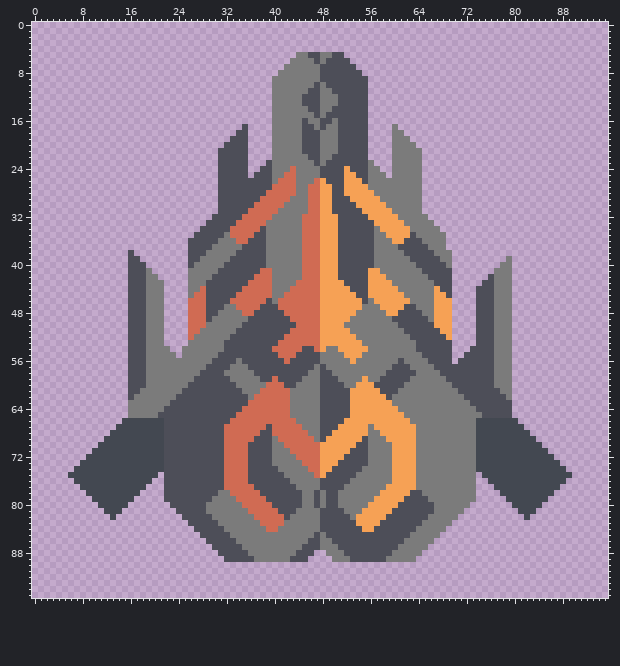
One commit to this sprite sheet: sprites/blocks/turrets/flare-turret.png. That is the earlier state.
The file is 96x96 pixels.
The same view after the edit:
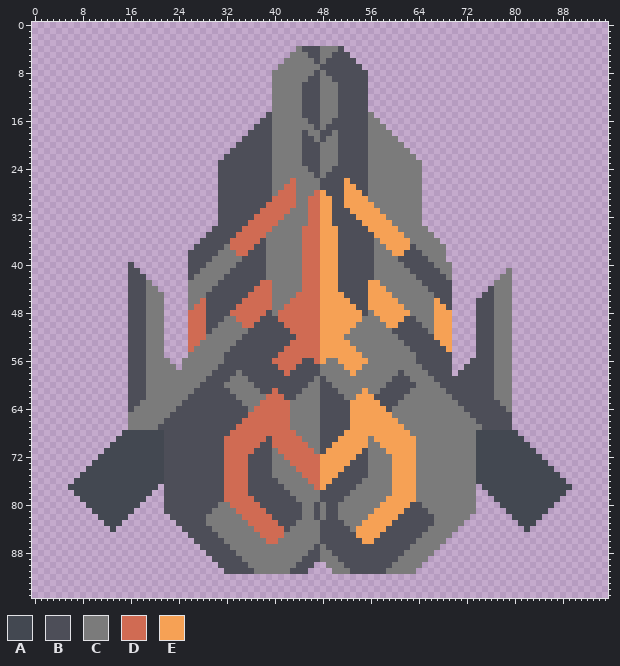
Palette (. is transparent): A #434851  B #4d4e58  C #7b7b7b  D #d06b53  E #f6a155
Diff:
Changed rows in their new state; - is an unchanged pixel.
first column x 6:
 4 --------------------------------------CBBBCCCB--------------------------------------
 5 -------------------------------------C--------B-------------------------------------
 6 ------------------------------------C----------B------------------------------------
 7 -----------------------------------C------------B-----------------------------------
 8 ----------------------------------C------BC------B----------------------------------
 9 ----------------------------------------BBCC----------------------------------------
10 ---------------------------------------BB--CC---------------------------------------
11 ---------------------------------------B----C---------------------------------------
14 ---------------------------------------B----C---------------------------------------
15 ---------------------------------B-----BB--CC-----C---------------------------------
16 --------------------------------BB-----CBBCCB-----CC--------------------------------
17 -----------------------------.-BBB-----CCBCBB-----CCC-.-----------------------------
18 ----------------------------..BBBB------CCBB------CCCC..----------------------------
19 ---------------------------..-BBBB-------CB-------CCCC-..---------------------------
20 --------------------------..--BBBB----------------CCCC--..--------------------------
21 -------------------------..---BBBB----------------CCCC---..-------------------------
22 -------------------------.----BBBB-----B----C-----CCCC----.-------------------------
23 ------------------------------BBB------BB--CC------CCC------------------------------
24 ------------------------------BB-----C--BBCC--B-----CC------------------------------
25 ------------------------------B-----CC---BC---BB-----C------------------------------
26 -----------------------------------CC----CB----BB-----------------------------------
27 ----------------------------------CC----CCBB----BB----------------------------------
28 ---------------------------------BC-----C--B-----BC---------------------------------
29 --------------------------------BB---D--------E---CC--------------------------------
30 -------------------------------BB---DD--------EE---CC-------------------------------
31 ------------------------------BB---DD----------EE---CC------------------------------
32 ------------------------.----BB---DD---C----B---EE---CC----.------------------------
33 -----------------------..---BB---DD----C----B----EE---CC---..-----------------------
34 ----------------------..---BB---DD----------------EE---CC---..----------------------
35 ---------------------..---BB---DD------------------EE---CC---..---------------------
36 --------------------..---BBD--DD--------------------EE--ECC---.---------------------
37 --------------------.---BB-DDDD----------------------EEEE-CC------------------------
38 ----------.------------BB---DD------------------------EE---CC--.--------------------
39 ----------..----------BB---CC--------------------------BB---CC-.---------.----------
40 -----------..--------BB---CC----------------------------BB---CC---------..----------
41 ------------..------BB---CC-----BC----------------BC-----BB---CC-------..-----------
42 -------------..-----B---CC-----BBC----------------BCC-----BB---C------..------------
43 --------------..-------CC-----BB------C------B------CC-----BB--------..-------------
44 ---------------.------CC-----BB------CC------BB------CC-----BB------..--------------
45 ---------------------CC-----BB------CC--------BB------CC-----BB-----.---------------
46 --------------------CC-----BB----D-CC----------BB-E----CC-----BB--------------------
47 --------------------C-----BB----DDCC------------BBEE----CC-----B--------------------
48 -------------------------BBDD--DD-CD------------EB-EE--EECC-------------------------
49 ------------------------BB--DDDD---DD----------EE---EEEE--CC------------------------
50 -----------------------BB----DD-----DD--------EE-----EE----CC-----------------------
51 ----------------------DB----CC------------------------BB----CE----------------------
52 ---------------------DD----CC-------BB--------CC-------BB----EE---------------------
53 --------------------DD----CC-------BB----------CC-------BB----EE--------------------
54 ----------------.--.D-----C-------BB---DD--EE---CC-------B-----E---.----------------
55 ----------------..-.-----C------------DDDDEEEE------------B-------..----------------
56 -----------------..-----CC--B-----DD-DD--DE--EE-EE-----C--BB-----..-----------------
57 ------------------.----CC--BBB-----DDD---BC---EEE-----CCC--BB---..------------------
58 ----------------------CC--BB-BB-----D---BBCC---E-----CC-CC--BB--.-------------------
59 ---------------------CC-------BB--B----BB--CC----C--CC-------BB---------------------
60 --------------------CC----CC---BBBBB--BB----CC--CCCCC---BB----BB--------------------
61 ------------B------CC------CC---BB-BBBB------CCCC-CC---BB------BB------C------------
62 -----------BB-----CC--------CC-CC---BB--------CC---BB-BB--------BB-----CC-----------
63 ----------BB-----CC----------CCC--------------------BBB----------BB-----CC----------
64 ----------B-----CC-----------BC----------------------BC-----------BB-----C----------
65 ---------------CC-----------BB------------------------CC-----------BB---------------
66 ---------.CCCCCC-----------BB--------C--------B--------CC-----------BBBBBB.---------
67 --------..CCCCCB----------BB-----D---CC------BB---E-----CC----------CBBBBB..--------
68 -------..-----------------B-----DD----CC----BB----EE-----C-----------------..-------
69 ------..-----------------------DD-D----CC--BB----E-EE-----------------------..------
70 -----..-----------------------DD--DD----CCBB----EE--EE-----------------------..-----
71 ----..------------------------D----DD----CB----EE----E------------------------..----
72 ---..-------------------------------DD--------EE-------------------------------..---
73 --..---------------------------------DD------EE---------------------------------..--
74 -..-------------------------------C---DD----EE---B-------------------------------..-
75 ..-------------A------------------CC---DD--EE---BB------------------A-------------..
76 --------------AA-------------------CC---DDEE---BB-------------------AA--------------
77 AA-----------AA---------------B-----CC---DE---BB-----C---------------AA-----------AA
78 -AA---------AA-----------BD---BB-----CC--CB--BB-----CC---EC-----------AA---------AA-
79 --AA-------AA-----------BBDD---BB-----C--CB--B-----CC---EECC-----------AA-------AA--
80 ---AA-----AA----B------BB--DD---BB----------------CC---EE--CC------C----AA-----AA---
81 ----AA---AA-----BB-----B----DD---BB---B--BC--C---CC---EE----C-----CC-----AA---AA----
82 -----AA-AA-------BB----C-----DD---BB-BB--BC--CC-CC---EE-----B----CC-------AA-AA-----
83 ------AAA---------BB---CC-----DD---BBB--------CCC---EE-----BB---CC---------AAA------
84 -------A-----------BB---CC-----DD--DB----------CE--EE-----BB---CC-----------A-------
85 --------------------BB---CC-----DDDD-----CB-----EEEE-----BB---CC--------------------
86 ---------------------BB---CC-----DD-----CCBB-----EE-----BB---CC---------------------
87 ----------------------BB---CC----------CC--BB----------BB---CC----------------------
88 -----------------------BB---CC--------CC-BC-BB--------BB---CC-----------------------
89 ------------------------BB---CC------CC-BBCC-BB------BB---CC------------------------
90 -------------------------BBBBBCCCCCCCCBBB--CCCBBBBBBBBCCCCC-------------------------
91 --------------------------BBBBBCCCCCCBBB----CCCBBBBBBCCCCC--------------------------
Boxes around the changes in both pictures, in picture pixels (x1, y1, x2, y2):
changed: (68, 46, 572, 574)
